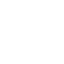
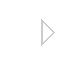
Layers edited between the first and the second 64x64 image:
painted on "Layer 9" over [41, 19, 55, 46]
